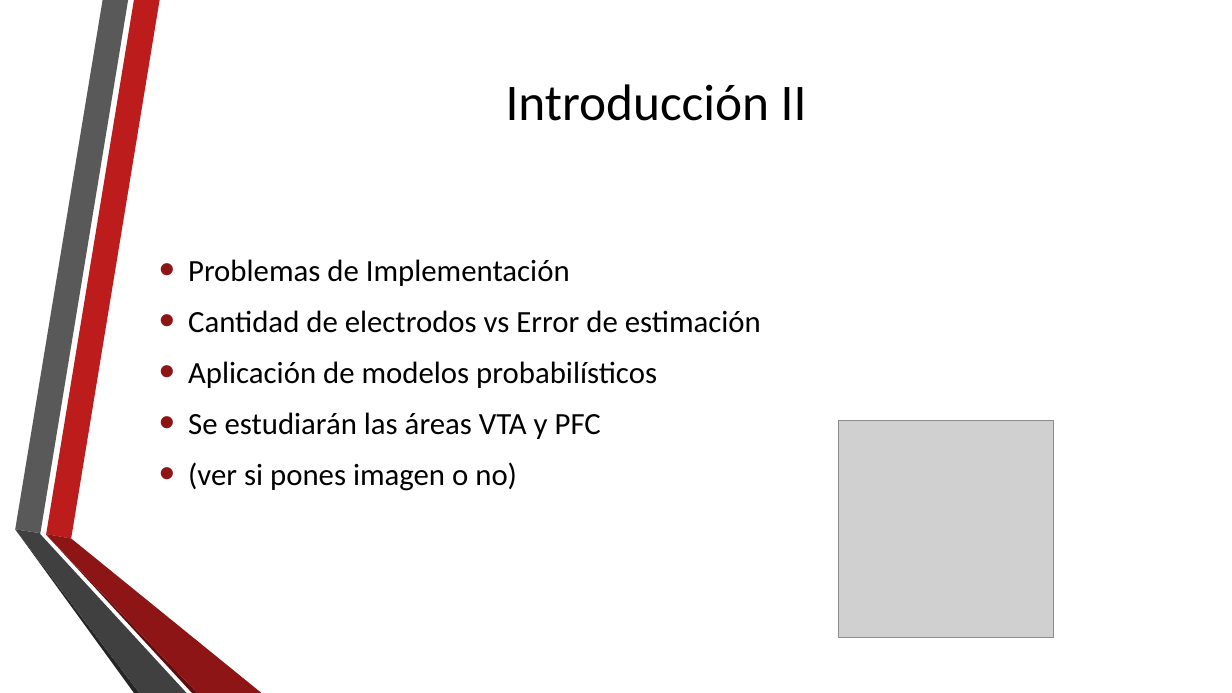
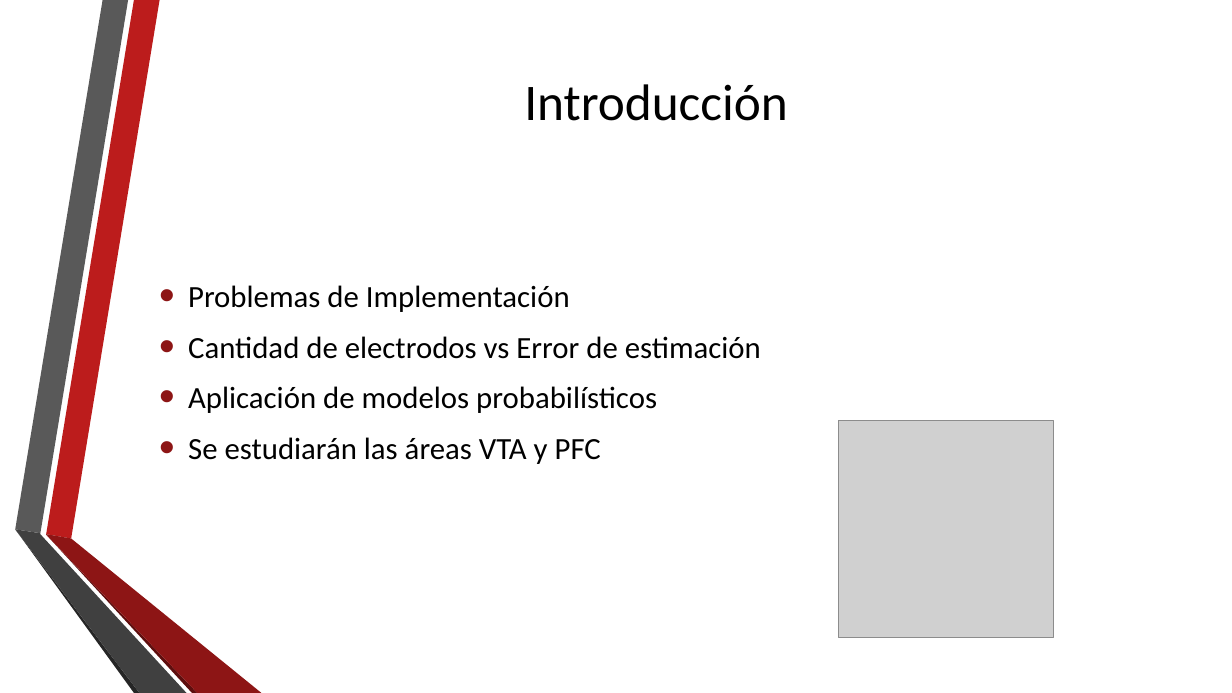
Before and after one commit to neozero86/tesis-megea, a slide deck: slide 4 of Presentacion/PresentacionTesis.pptx. Drawn at 1232x693 pixels with LibreOffice and Linux fonts; fonts in the diff are those of the drawing; grey boxes stand for pictures; background and template pictures are left out. Boxes give left, top, right and bottom in pixels: in the first picture for what was removed or moved away, otherwise in the second. Text is boxed around its words. In the diff, an @@ line names an element or a change of style, - is before the commit and + after.

```diff
--- a/Presentacion/PresentacionTesis.pptx
+++ b/Presentacion/PresentacionTesis.pptx
@@ title at (x1=524, y1=84, x2=787, y2=121): text changed @@
-Introducción II
+Introducción
@@ text at (x1=188, y1=462, x2=517, y2=491): paragraph removed @@
-• (ver si pones imagen o no)
```
Also in this commit, not shown: 2 other slides changed, 53 slides added, 1 slide removed, 3 other files.
